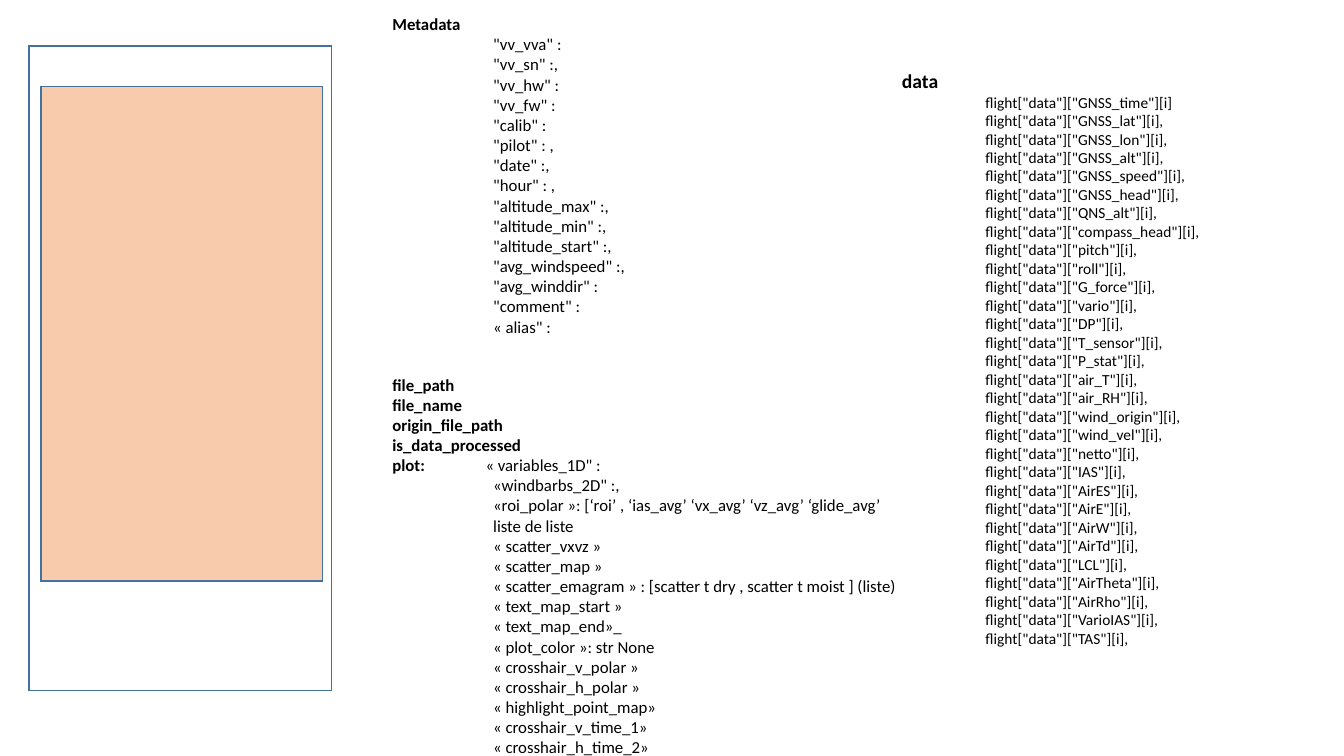
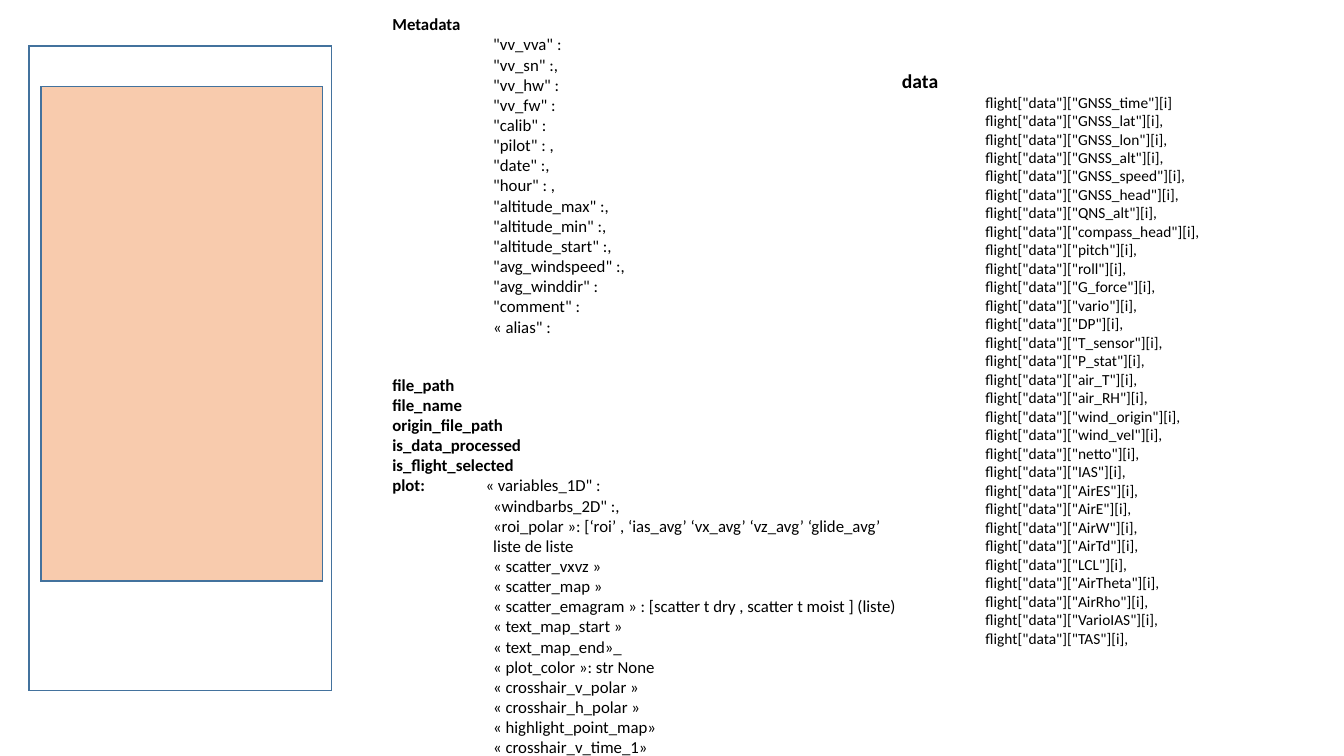
Before and after one commit to TheGoodWeather/Vector-Vario-Analyzer, a slide deck: slide 2 of ressources/code.pptx. Drawn at 1344x756 pixels with LibreOffice and Linux fonts; fonts in the diff are those of the drawing. Boxes give left, top, right and bottom in pixels: in the first picture for what was removed or moved away, otherwise in the second. Text is boxed around its words. In the diff, an @@ line names an element or a change of style, - is before the commit and + after.

```diff
--- a/ressources/code.pptx
+++ b/ressources/code.pptx
@@ text at [392,459,513,474]: paragraph added @@
+is_flight_selected
```
Also in this commit, not shown: 28 other files.
